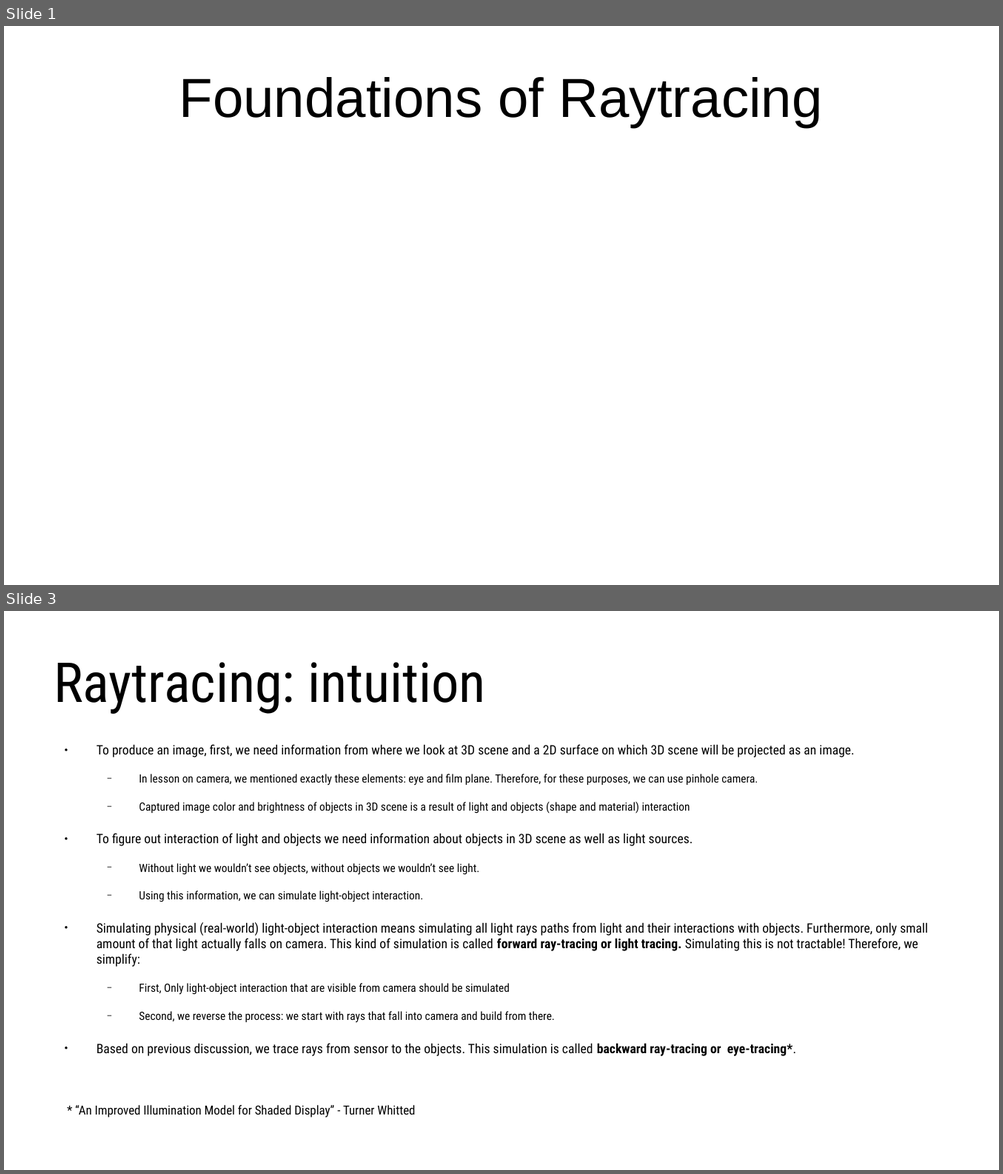
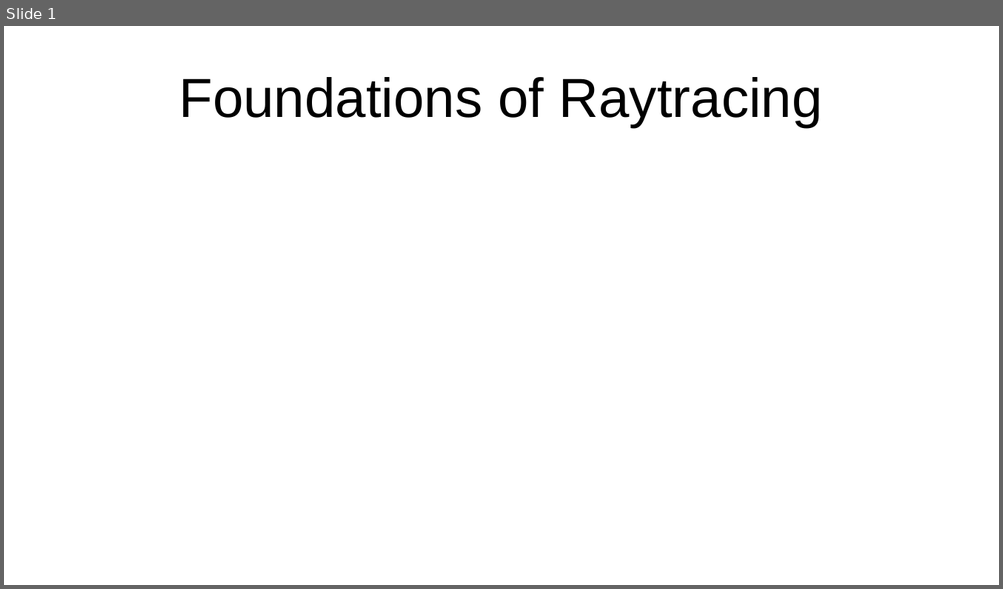
Before and after one commit to lorentzo/IntroductionToComputerGraphics, a slide deck: lectures/foundations_rendering/foundations_raytracing.odp. Shown one above the other, each under a label of ours: slides 1 and 3 before the commit, slide 1 after it; the slides between them are not shown. The pictures are 1003x1174 and 1003x589 pixels, drawn with LibreOffice and Linux fonts; fonts in the diff are those of the drawing. Boxes give left, top, right and bottom in pixels: in the first picture for what was removed or moved away, otherwise in the second. Text is boxed around its words. In the diff, an @@ line names an element or a change of style, - is before the commit and + after.

```diff
--- a/lectures/foundations_rendering/foundations_raytracing.odp
+++ b/lectures/foundations_rendering/foundations_raytracing.odp
@@ slide 3 removed at [4, 611, 999, 1170], background #FFFFFF @@
@@ title removed at [54, 662, 486, 714] @@
-Raytracing: intuition
@@ text removed at [96, 744, 928, 1056] @@
-● To produce an image, first, we need information from where we look at 3D scene and a 2D surface on which 3D scene will be projected as an image.
-  − In lesson on camera, we mentioned exactly these elements: eye and film plane. Therefore, for these purposes, we can use pinhole camera.
-  − Captured image color and brightness of objects in 3D scene is a result of light and objects (shape and material) interaction
-● To figure out interaction of light and objects we need information about objects in 3D scene as well as light sources.
-  − Without light we wouldn’t see objects, without objects we wouldn’t see light.
-  − Using this information, we can simulate light-object interaction.
-● Simulating physical (real-world) light-object interaction means simulating all light rays paths from light and their interactions with objects. Furthermore, only small amount of that light actually falls on camera. This kind of simulation is called forward ray-tracing or light tracing. Simulating this is not tractable! Therefore, we simplify:
-  − First, Only light-object interaction that are visible from camera should be simulated
-  − Second, we reverse the process: we start with rays that fall into camera and build from there.
-● Based on previous discussion, we trace rays from sensor to the objects. This simulation is called backward ray-tracing or eye-tracing*.
@@ text removed at [75, 1105, 415, 1118] @@
-* “An Improved Illumination Model for Shaded Display” - Turner Whitted
```
Also in this commit, not shown: 1 slide added, 5 other slides removed, 3 other files.
